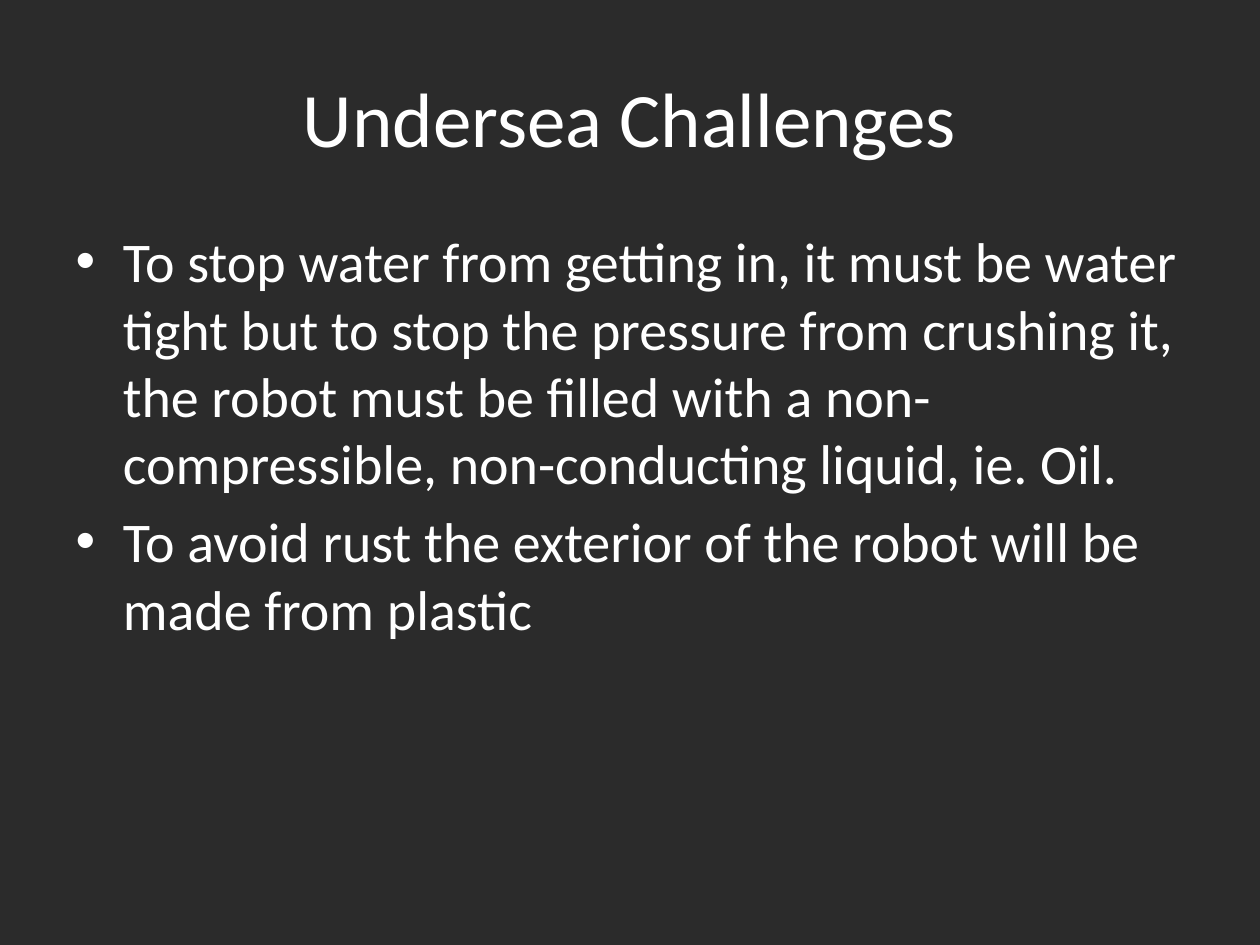
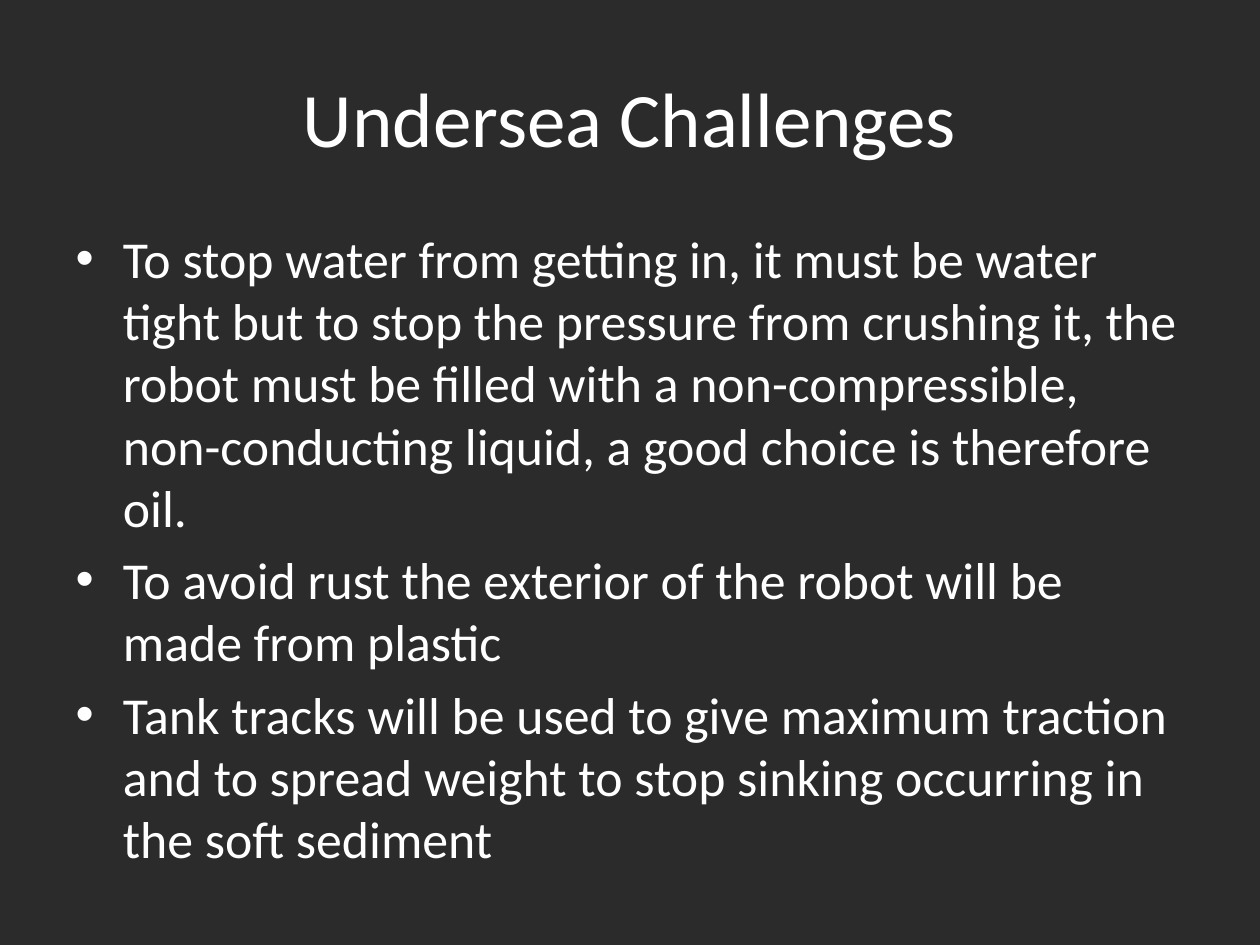
Before and after one commit to mickeyboss123/enel427, a slide deck: slide 11 of Powerpoint for Orals.pptx (slide 15 before the commit). Drawn at 1260x945 pixels with LibreOffice and Linux fonts; fonts in the diff are those of the drawing; background and template pictures are left out; a plain dark background stands for a picture behind light text. Boxes give left, top, right and bottom in pixels: in the first picture for what was removed or moved away, otherwise in the second. Text is boxed around its words. In the diff, an @@ line names an element or a change of style, - is before the commit and + after.

```diff
--- a/Powerpoint for Orals.pptx
+++ b/Powerpoint for Orals.pptx
@@ text at box(123, 242, 1176, 528): text changed; size 32 to 29.6 pt @@
-• To stop water from getting in, it must be water tight but to stop the pressure from crushing it, the robot must be filled with a non-compressible, non-conducting liquid, ie. Oil.
+• To stop water from getting in, it must be water tight but to stop the pressure from crushing it, the robot must be filled with a non-compressible, non-conducting liquid, a good choice is therefore oil.
@@ text at box(123, 563, 1063, 670): size 32 to 29.6 pt in "To avoid rust the exterior of the ..." @@
@@ text at box(123, 698, 1167, 859): paragraph added @@
+• Tank tracks will be used to give maximum traction and to spread weight to stop sinking occurring in the soft sediment
```
Also in this commit, not shown: 6 other slides changed, 1 slide removed.
